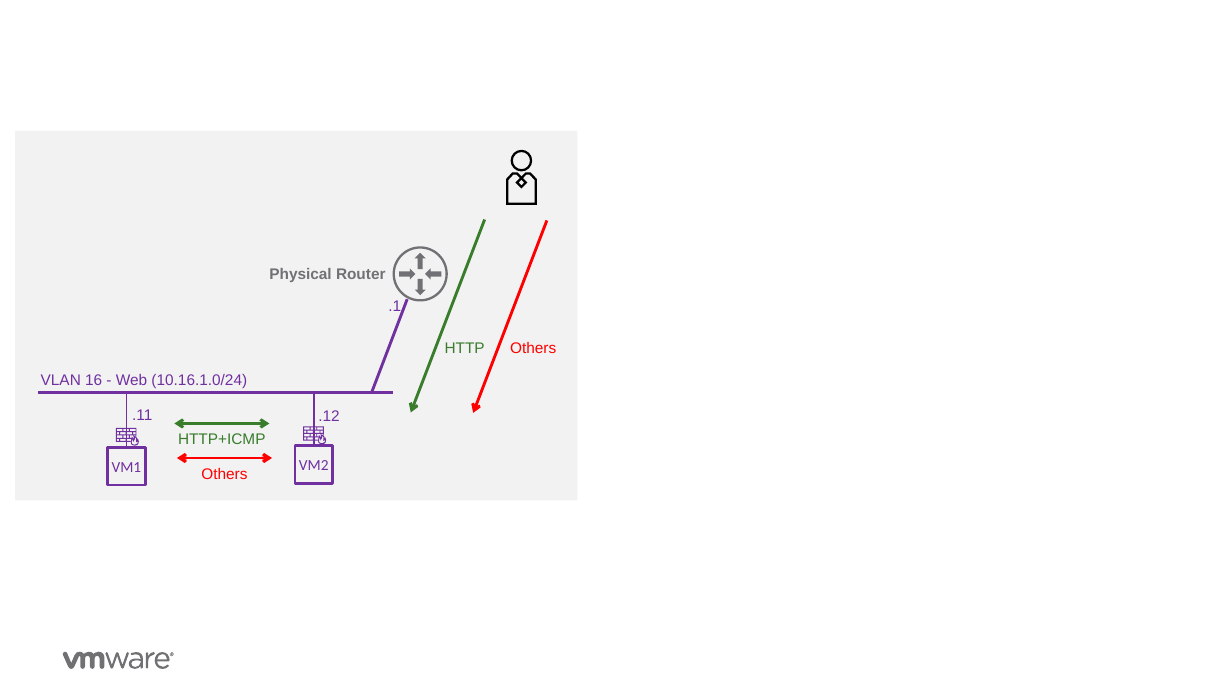
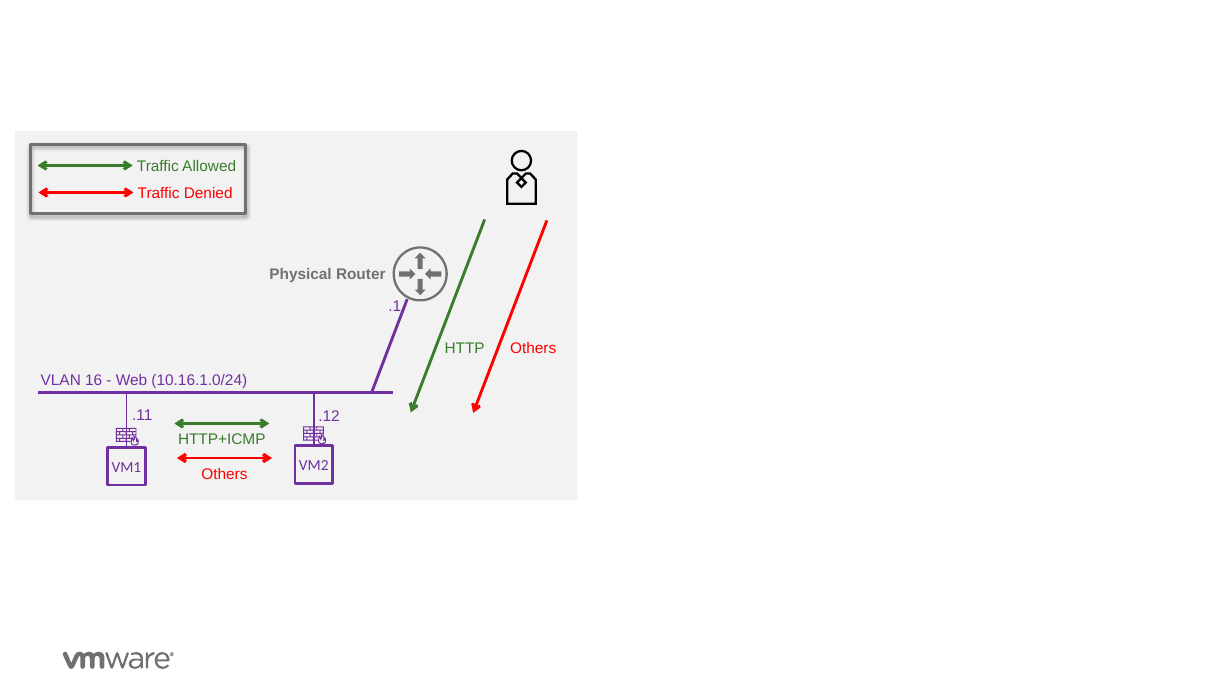
Before and after one commit to vmware-nsx/eval-docs, a slide deck: slide 5 of docs/assets/Graphics/Graphics-v0.1.pptx. Drawn at 1232x693 pixels with LibreOffice and Linux fonts; fonts in the diff are those of the drawing; background and template pictures are left out. Boxes give left, top, right and bottom in pixels: in the first picture for what was removed or moved away, otherwise in the second. Text is boxed around its words. In the diff, an @@ line names an element or a change of style, - is before the commit and + after.

```diff
--- a/docs/assets/Graphics/Graphics-v0.1.pptx
+++ b/docs/assets/Graphics/Graphics-v0.1.pptx
@@ rectangle added at (30,144,246,213), outline #717074 2.25 pt @@
@@ double arrow added from (38, 165) to (133, 165), #387C2C 2.25 pt @@
@@ text added at (137,160,236,171), 12 pt, text #387C2C @@
+Traffic Allowed
@@ double arrow added from (39, 192) to (133, 192), #FF0000 2.25 pt @@
@@ text added at (138,187,233,198), 12 pt, text #FF0000 @@
+Traffic Denied
```
Also in this commit, not shown: 1 other slide changed, 3 other files.
